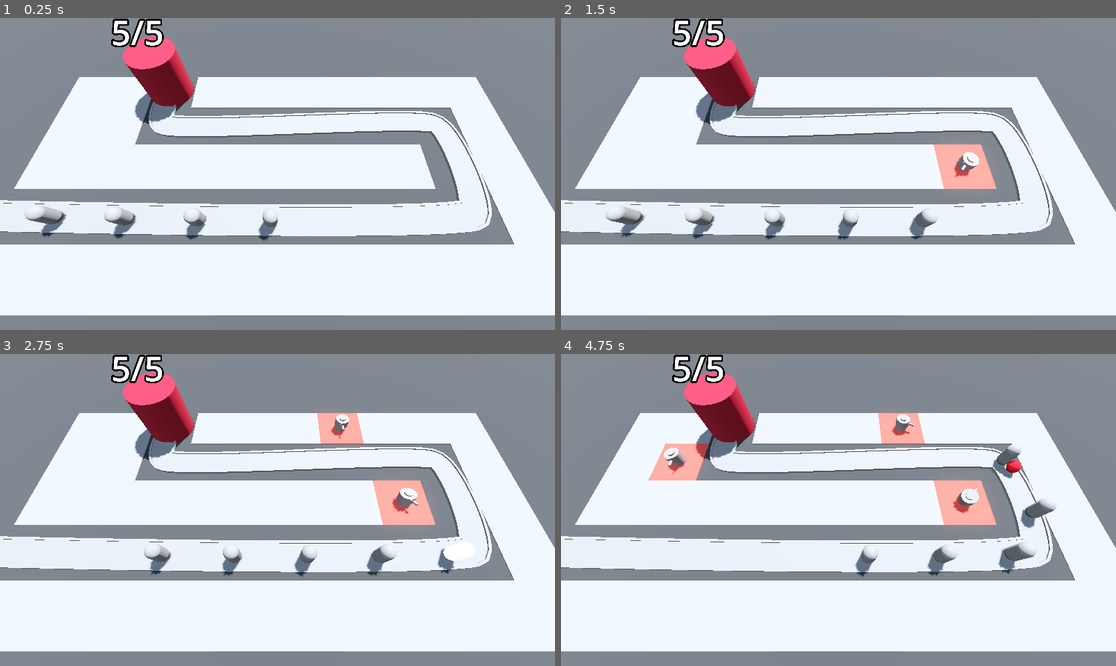
Above: before the commit, frames 1-4 (two rows, left to right).
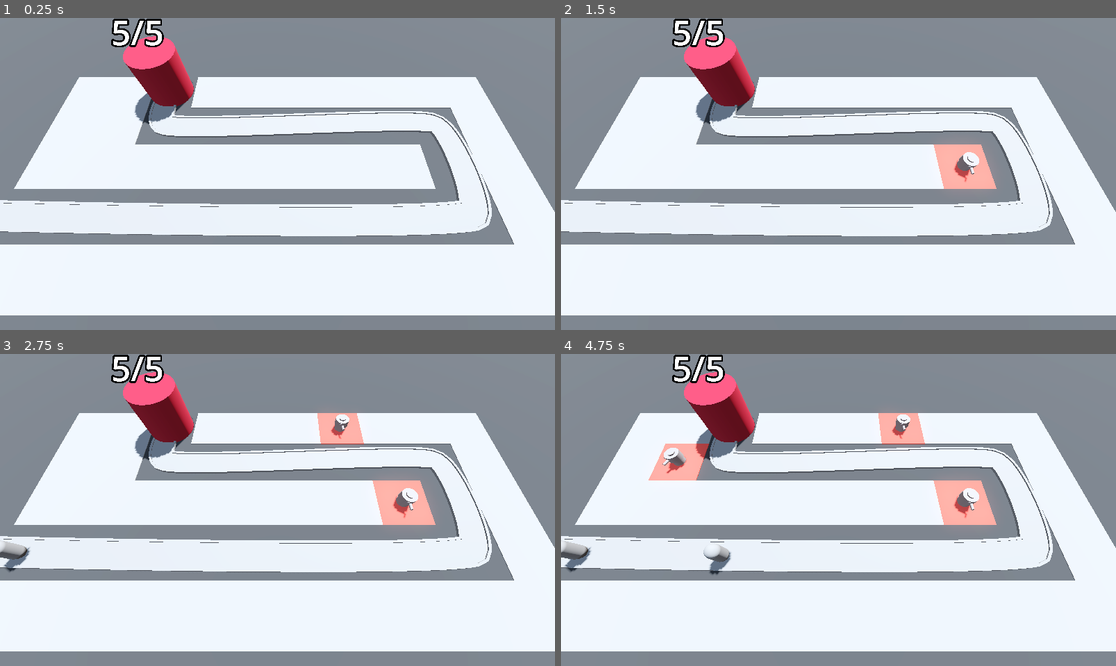
Above: after the commit, the same moments.

Repository: ozgencDev/Barbarian-Blaster
Game: Godot game, scene res://BaseLevel.tscn
Same seed, same stepped clock (60 frames per second), same inputs: the game is played once before the commit and once after it.
Inputs (mouse positions are in pixels of both pictures, inside the frame that each line leads up to):
- Up to frame 1 (0.25 s): no input
- Up to frame 2 (1.5 s): move the mouse to (960, 158) at 0.52 s; press the mouse at (960, 158) at 0.53 s; move the mouse to (727, 189) at 1.27 s; release the mouse at (727, 189) at 1.28 s; click (727, 189) at 1.35 s
- Up to frame 3 (2.75 s): move the mouse to (333, 441) at 2.02 s; press the mouse at (333, 441) at 2.03 s
- Up to frame 4 (4.75 s): move the mouse to (810, 572) at 2.77 s; release the mouse at (810, 572) at 2.78 s; click (810, 572) at 2.85 s; move the mouse to (1005, 556) at 3.52 s; press the mouse at (1005, 556) at 3.53 s; move the mouse to (672, 463) at 4.27 s; release the mouse at (672, 463) at 4.28 s; click (672, 463) at 4.35 s

The runs differ from the first frame. In frame 1, 1.0% of the frame differs, in the area x 4-51%, y 60-72%; in frame 2, 1.2%; in frame 3, 1.4%; in frame 4, 2.1%, in the area x 0-90%, y 20-72%.

Commit message:
adds timer to enemy path and attach signal with DİRECTLY SPAWN ENEMY FUNCTİON

Diff:
--- a/BaseLevel.tscn
+++ b/BaseLevel.tscn
@@ -1,8 +1,9 @@
-[gd_scene load_steps=12 format=3 uid="uid://dmmrmo7n8c6xq"]
+[gd_scene load_steps=13 format=3 uid="uid://dmmrmo7n8c6xq"]
 
 [ext_resource type="PackedScene" uid="uid://dc6ta6xhpx4mt" path="res://RayPickerCamera/ray_picker_camera.tscn" id="1_0q81t"]
 [ext_resource type="PackedScene" uid="uid://bv7gbdkawif84" path="res://Enemy/enemy.tscn" id="1_5sbch"]
 [ext_resource type="MeshLibrary" uid="uid://b2lii3tfjahx3" path="res://MeshLibrary/SpaceLibrary.tres" id="1_vp3ct"]
+[ext_resource type="Script" path="res://EnemyPath.gd" id="2_blikr"]
 [ext_resource type="PackedScene" uid="uid://dvympovo5pb6o" path="res://Base/base.tscn" id="3_nn78s"]
 [ext_resource type="Script" path="res://TurretManager.gd" id="5_piyug"]
 [ext_resource type="PackedScene" uid="uid://cg88xsx60tj8s" path="res://Turret/turret.tscn" id="6_plplw"]
@@ -48,10 +49,12 @@
 gridmap = NodePath("../GridMap")
 turret_manager = NodePath("../TurretManager")
 
-[node name="Path3D" type="Path3D" parent="."]
+[node name="EnemyPath" type="Path3D" parent="."]
 curve = SubResource("Curve3D_c8tfh")
+script = ExtResource("2_blikr")
+enemy_scene = ExtResource("1_5sbch")
 
-[node name="Path" type="CSGPolygon3D" parent="Path3D"]
+[node name="Path" type="CSGPolygon3D" parent="EnemyPath"]
 transform = Transform3D(1, 0, 0, 0, 1, 0, 0, 0, 1, 0, 0, -0.1)
 polygon = PackedVector2Array(-1.1, 0, -1.1, 0.15, 1, 0.1, 1, 0)
 mode = 2
@@ -65,7 +68,7 @@
 path_u_distance = 1.0
 path_joined = false
 
-[node name="Left" type="CSGPolygon3D" parent="Path3D"]
+[node name="Left" type="CSGPolygon3D" parent="EnemyPath"]
 transform = Transform3D(1, 0, 0, 0, 1, 0, 0, 0, 1, 0, 0, -0.1)
 polygon = PackedVector2Array(-1.1, 0, -1.1, 0.2, -0.9, 0.2, -0.9, 0)
 mode = 2
@@ -79,7 +82,7 @@
 path_u_distance = 1.0
 path_joined = false
 
-[node name="Right" type="CSGPolygon3D" parent="Path3D"]
+[node name="Right" type="CSGPolygon3D" parent="EnemyPath"]
 transform = Transform3D(1, 0, 0, 0, 1, 0, 0, 0, 1, 0, 0, -0.1)
 polygon = PackedVector2Array(0.9, 0, 0.9, 0.2, 1.1, 0.2, 1.1, 0)
 mode = 2
@@ -93,24 +96,9 @@
 path_u_distance = 1.0
 path_joined = false
 
-[node name="Enemy" parent="Path3D" instance=ExtResource("1_5sbch")]
-transform = Transform3D(0.00329721, 0, -0.999974, 0, 1, 0, 0.999974, 0, 0.00329721, -21.7105, 0, 6.11775)
-
-[node name="Enemy2" parent="Path3D" instance=ExtResource("1_5sbch")]
-transform = Transform3D(-0.0208044, 0, -0.999763, 0, 1, 0, 0.999763, 0, -0.0208044, -16.7118, 0, 6.23088)
-progress = 5.0
-
-[node name="Enemy3" parent="Path3D" instance=ExtResource("1_5sbch")]
-transform = Transform3D(-0.0173951, 0, -0.999827, 0, 1, 0, 0.999827, 0, -0.0173951, -11.7128, 0, 6.32651)
-progress = 10.0
-
-[node name="Enemy4" parent="Path3D" instance=ExtResource("1_5sbch")]
-transform = Transform3D(-0.0133377, 0, -0.999891, 0, 1, 0, 0.999891, 0, -0.0133377, -6.71331, 0, 6.40375)
-progress = 15.0
-
-[node name="Enemy5" parent="Path3D" instance=ExtResource("1_5sbch")]
-transform = Transform3D(-0.00783495, 0, -0.999949, 0, 1, 0, 0.999949, 0, -0.00783495, -1.71359, 0, 6.45752)
-progress = 20.0
+[node name="Timer" type="Timer" parent="EnemyPath"]
+wait_time = 2.0
+autostart = true
 
 [node name="GridMap" type="GridMap" parent="."]
 mesh_library = ExtResource("1_vp3ct")
@@ -125,4 +113,6 @@
 [node name="TurretManager" type="Node3D" parent="." node_paths=PackedStringArray("enemy_path")]
 script = ExtResource("5_piyug")
 turret = ExtResource("6_plplw")
-enemy_path = NodePath("../Path3D")
+enemy_path = NodePath("../EnemyPath")
+
+[connection signal="timeout" from="EnemyPath/Timer" to="EnemyPath" method="spawn_enemy"]
--- a/Enemy/enemy.tscn
+++ b/Enemy/enemy.tscn
@@ -11,6 +11,21 @@
 [sub_resource type="CapsuleMesh" id="CapsuleMesh_n5x1b"]
 
 [sub_resource type="CapsuleShape3D" id="CapsuleShape3D_djtew"]
+
+[sub_resource type="Animation" id="Animation_74qxx"]
+length = 0.001
+tracks/0/type = "value"
+tracks/0/imported = false
+tracks/0/enabled = true
+tracks/0/path = NodePath("DamageEffect:visible")
+tracks/0/interp = 1
+tracks/0/loop_wrap = true
+tracks/0/keys = {
+"times": PackedFloat32Array(0),
+"transitions": PackedFloat32Array(1),
+"update": 1,
+"values": [false]
+}
 
 [sub_resource type="Animation" id="Animation_0ggo0"]
 resource_name = "TakeDamage"
@@ -26,21 +41,6 @@
 "transitions": PackedFloat32Array(1, 1),
 "update": 1,
 "values": [true, false]
-}
-
-[sub_resource type="Animation" id="Animation_74qxx"]
-length = 0.001
-tracks/0/type = "value"
-tracks/0/imported = false
-tracks/0/enabled = true
-tracks/0/path = NodePath("DamageEffect:visible")
-tracks/0/interp = 1
-tracks/0/loop_wrap = true
-tracks/0/keys = {
-"times": PackedFloat32Array(0),
-"transitions": PackedFloat32Array(1),
-"update": 1,
-"values": [false]
 }
 
 [sub_resource type="AnimationLibrary" id="AnimationLibrary_p60w0"]
--- /dev/null
+++ b/EnemyPath.gd
@@ -0,0 +1,7 @@
+extends Path3D
+
+@export var enemy_scene: PackedScene
+
+func spawn_enemy() -> void:
+	var new_enemy = enemy_scene.instantiate()
+	add_child(new_enemy)
--- a/Turret/turret.tscn
+++ b/Turret/turret.tscn
@@ -26,34 +26,6 @@
 bottom_radius = 0.1
 height = 0.1
 
-[sub_resource type="Animation" id="Animation_gevfa"]
-resource_name = "TurretRecoil"
-length = 0.3
-tracks/0/type = "value"
-tracks/0/imported = false
-tracks/0/enabled = true
-tracks/0/path = NodePath("TurretBase/TurretBarrel:position")
-tracks/0/interp = 1
-tracks/0/loop_wrap = true
-tracks/0/keys = {
-"times": PackedFloat32Array(0, 0.3),
-"transitions": PackedFloat32Array(1, 1),
-"update": 0,
-"values": [Vector3(0, 0.3, 0.516), Vector3(0, 0.3, 0.841)]
-}
-tracks/1/type = "value"
-tracks/1/imported = false
-tracks/1/enabled = true
-tracks/1/path = NodePath("TurretBase:rotation")
-tracks/1/interp = 1
-tracks/1/loop_wrap = true
-tracks/1/keys = {
-"times": PackedFloat32Array(0, 0.3),
-"transitions": PackedFloat32Array(1, 1),
-"update": 0,
-"values": [Vector3(-0.523599, 0, 0), Vector3(0, 0, 0)]
-}
-
 [sub_resource type="Animation" id="Animation_nglic"]
 length = 0.001
 tracks/0/type = "value"
@@ -79,6 +51,34 @@
 "transitions": PackedFloat32Array(1),
 "update": 0,
 "values": [Vector3(0, 0, 0)]
+}
+
+[sub_resource type="Animation" id="Animation_gevfa"]
+resource_name = "TurretRecoil"
+length = 0.3
+tracks/0/type = "value"
+tracks/0/imported = false
+tracks/0/enabled = true
+tracks/0/path = NodePath("TurretBase/TurretBarrel:position")
+tracks/0/interp = 1
+tracks/0/loop_wrap = true
+tracks/0/keys = {
+"times": PackedFloat32Array(0, 0.3),
+"transitions": PackedFloat32Array(1, 1),
+"update": 0,
+"values": [Vector3(0, 0.3, 0.516), Vector3(0, 0.3, 0.841)]
+}
+tracks/1/type = "value"
+tracks/1/imported = false
+tracks/1/enabled = false
+tracks/1/path = NodePath("TurretBase:rotation")
+tracks/1/interp = 1
+tracks/1/loop_wrap = true
+tracks/1/keys = {
+"times": PackedFloat32Array(0, 0.3),
+"transitions": PackedFloat32Array(1, 1),
+"update": 0,
+"values": [Vector3(-0.523599, 0, 0), Vector3(0, 0, 0)]
 }
 
 [sub_resource type="AnimationLibrary" id="AnimationLibrary_ouacd"]
Not shown: 4 places in MeshLibrary/SpaceLibrary.tres that only renumber resources
